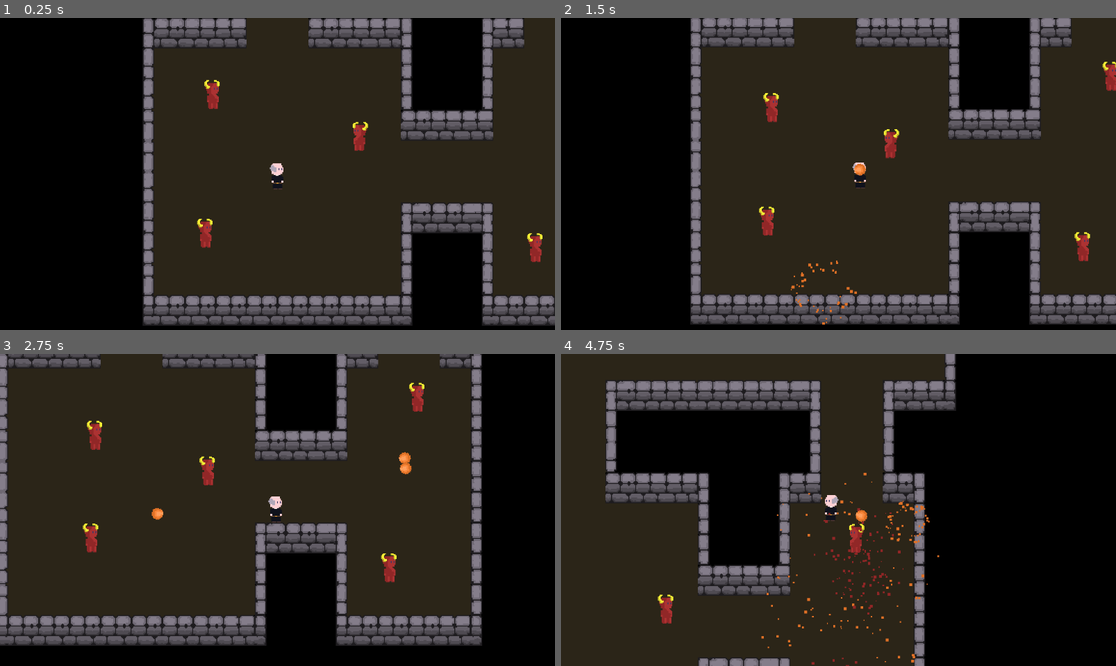
Above: before the commit, frames 1-4 (two rows, left to right).
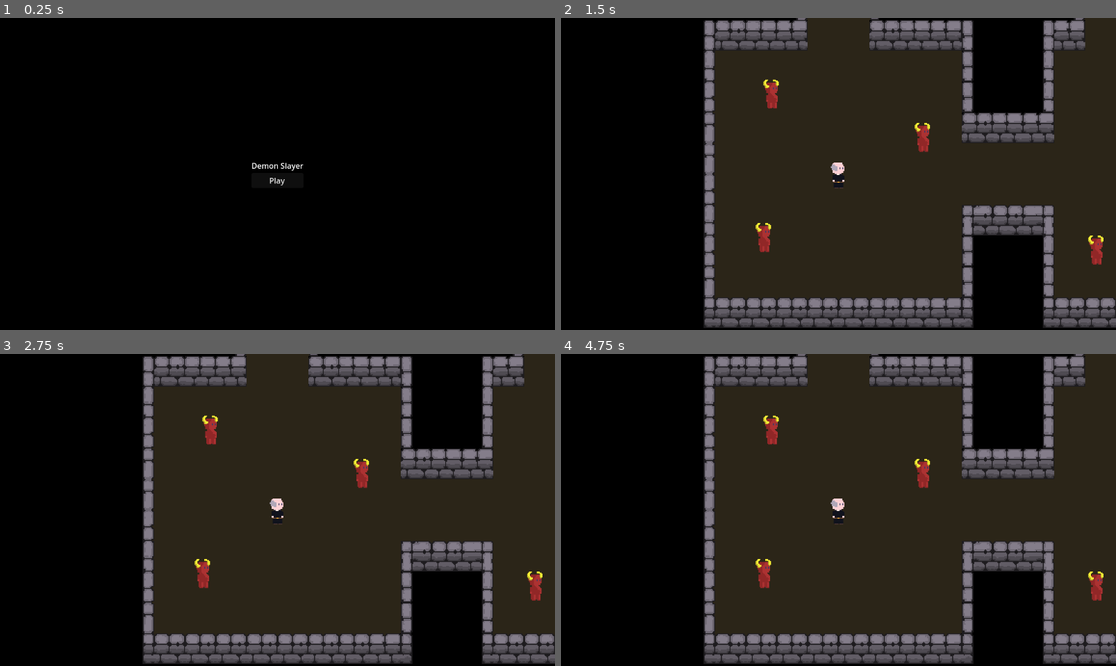
Above: after the commit, the same moments.

Repository: richardpjames/Demon-Slayer
Game: Godot game, scene res://Scenes/main_menu.tscn
Two runs of this game, one before a commit and one after it. Both use one fixed random seed, a clock stepped at 60 frames per second and the inputs below. Before the commit the project starts from res://Scenes/DemoScene.tscn.
Inputs (mouse positions are in pixels of both pictures, inside the frame that each line leads up to):
- Up to frame 1 (0.25 s): no input
- Up to frame 2 (1.5 s): click (838, 180) at 0.5 s, where only the run after the commit has a clickable "Play"; move the mouse to (960, 158) at 1.27 s; press the mouse at (960, 158) at 1.28 s; hold Right (Right) from 1.28 s (still down)
- Up to frame 3 (2.75 s): move the mouse to (166, 525) at 2.02 s; release Right (Right) at 2.03 s; release the mouse at (166, 525) at 2.03 s; hold Down (Down) from 2.03 s (still down); click (166, 525) at 2.1 s
- Up to frame 4 (4.75 s): move the mouse to (894, 441) at 2.77 s; release Down (Down) at 2.78 s; press the mouse at (894, 441) at 2.78 s; hold Right (Right) 2.78-3.53 s; move the mouse to (810, 572) at 3.52 s; release the mouse at (810, 572) at 3.53 s; hold Up (Up) 3.53-4.28 s; click (810, 572) at 3.6 s; move the mouse to (1005, 556) at 4.27 s; press the mouse at (1005, 556) at 4.28 s; hold Left (Left) from 4.28 s (still down)

The runs differ from the first frame. In frame 1, 66% of the frame differs, in the area x 25-100%, y 0-99%; in frame 2, 19%; in frame 3, 68%; in frame 4, 70%, in the area x 0-100%, y 0-100%.
Error after the commit: Parse Error: Class "Demon" hides a global script class. (res://Scripts/Enemies/demon.gd:1)

Commit message:
Added main menu and game over screen

Diff:
--- a/Scenes/Enemies/Demon.tscn
+++ b/Scenes/Enemies/Demon.tscn
@@ -1,8 +1,8 @@
 [gd_scene load_steps=5 format=3 uid="uid://c2n56kgy5jvyd"]
 
-[ext_resource type="Script" path="res://Scripts/Enemies/Demon.gd" id="1_175dc"]
+[ext_resource type="Script" path="res://Scripts/Enemies/demon.gd" id="1_175dc"]
 [ext_resource type="Texture2D" uid="uid://dxvva3i17hcrx" path="res://Assets/Characters/Demon.png" id="2_1tfn2"]
-[ext_resource type="PackedScene" uid="uid://b6iud7ni2webl" path="res://Scenes/FX/BloodParticles.tscn" id="2_g1uco"]
+[ext_resource type="PackedScene" uid="uid://b6iud7ni2webl" path="res://Scenes/FX/blood_particles.tscn" id="2_g1uco"]
 
 [sub_resource type="CapsuleShape2D" id="CapsuleShape2D_3nwt7"]
 
--- a/Scenes/FX/BloodParticles.tscn
+++ b/Scenes/FX/blood_particles.tscn
@@ -1,6 +1,6 @@
 [gd_scene load_steps=5 format=3 uid="uid://b6iud7ni2webl"]
 
-[ext_resource type="Script" path="res://Scripts/Utilities/OneShotParticles.gd" id="1_q3x2d"]
+[ext_resource type="Script" path="res://Scripts/Utilities/one_shot_particles.gd" id="1_q3x2d"]
 
 [sub_resource type="Gradient" id="Gradient_bx3iq"]
 colors = PackedColorArray(0.568627, 0.152941, 0.152941, 1, 0.568627, 0.152941, 0.152941, 1)
--- a/Scenes/FX/ProjectileExplosion.tscn
+++ b/Scenes/FX/projectile_explosion.tscn
@@ -1,6 +1,6 @@
 [gd_scene load_steps=5 format=3 uid="uid://cq4ty641r4mwy"]
 
-[ext_resource type="Script" path="res://Scripts/Utilities/OneShotParticles.gd" id="1_sn5y5"]
+[ext_resource type="Script" path="res://Scripts/Utilities/one_shot_particles.gd" id="1_sn5y5"]
 
 [sub_resource type="Gradient" id="Gradient_bx3iq"]
 colors = PackedColorArray(0.87451, 0.443137, 0.14902, 1, 0.87451, 0.443137, 0.14902, 1)
--- a/Scenes/Player.tscn
+++ b/Scenes/Player.tscn
@@ -1,9 +1,9 @@
 [gd_scene load_steps=7 format=3 uid="uid://bga08ako617jr"]
 
-[ext_resource type="Script" path="res://Scripts/Player.gd" id="1_jo20q"]
-[ext_resource type="PackedScene" uid="uid://1aemxvhscymx" path="res://Scenes/Projectile.tscn" id="2_htgr2"]
-[ext_resource type="Script" path="res://Scripts/Utilities/GameCamera.gd" id="2_mnyix"]
-[ext_resource type="PackedScene" uid="uid://b6iud7ni2webl" path="res://Scenes/FX/BloodParticles.tscn" id="3_0o2yn"]
+[ext_resource type="Script" path="res://Scripts/player.gd" id="1_jo20q"]
+[ext_resource type="PackedScene" uid="uid://1aemxvhscymx" path="res://Scenes/projectile.tscn" id="2_htgr2"]
+[ext_resource type="Script" path="res://Scripts/Utilities/game_camera.gd" id="2_mnyix"]
+[ext_resource type="PackedScene" uid="uid://b6iud7ni2webl" path="res://Scenes/FX/blood_particles.tscn" id="3_0o2yn"]
 [ext_resource type="Texture2D" uid="uid://kl8xj5pgjm8r" path="res://Assets/Characters/Player.png" id="3_uska8"]
 
 [sub_resource type="CapsuleShape2D" id="CapsuleShape2D_t3qxr"]
--- a/Scenes/Projectile.tscn
+++ b/Scenes/Projectile.tscn
@@ -1,8 +1,8 @@
 [gd_scene load_steps=5 format=3 uid="uid://1aemxvhscymx"]
 
-[ext_resource type="Script" path="res://Scripts/Projectile.gd" id="1_pltvn"]
+[ext_resource type="Script" path="res://Scripts/projectile.gd" id="1_pltvn"]
 [ext_resource type="Texture2D" uid="uid://b8n7yay4x0sgk" path="res://Assets/Projectiles/Projectile.png" id="2_5w5mr"]
-[ext_resource type="PackedScene" uid="uid://cq4ty641r4mwy" path="res://Scenes/FX/ProjectileExplosion.tscn" id="2_wri8y"]
+[ext_resource type="PackedScene" uid="uid://cq4ty641r4mwy" path="res://Scenes/FX/projectile_explosion.tscn" id="2_wri8y"]
 
 [sub_resource type="CircleShape2D" id="CircleShape2D_7li6b"]
 radius = 6.08276
--- a/Scenes/DemoScene.tscn
+++ b/Scenes/demo_scene.tscn
@@ -1,12 +1,12 @@
 [gd_scene load_steps=6 format=4 uid="uid://c8r6h878ajo4x"]
 
-[ext_resource type="PackedScene" uid="uid://c2n56kgy5jvyd" path="res://Scenes/Enemies/Demon.tscn" id="2_cnhok"]
-[ext_resource type="PackedScene" uid="uid://bga08ako617jr" path="res://Scenes/Player.tscn" id="2_lv4fh"]
-[ext_resource type="TileSet" uid="uid://c3vwjafl8hd6p" path="res://Tiles/TileSet.tres" id="2_nleji"]
-[ext_resource type="Script" path="res://Scripts/Spawner.gd" id="4_6w8hu"]
-[ext_resource type="Script" path="res://Scripts/SpawnManager.gd" id="4_ex1eq"]
+[ext_resource type="PackedScene" uid="uid://c2n56kgy5jvyd" path="res://Scenes/Enemies/demon.tscn" id="2_cnhok"]
+[ext_resource type="PackedScene" uid="uid://bga08ako617jr" path="res://Scenes/player.tscn" id="2_lv4fh"]
+[ext_resource type="TileSet" uid="uid://c3vwjafl8hd6p" path="res://Tiles/tile_set.tres" id="2_nleji"]
+[ext_resource type="Script" path="res://Scripts/spawner.gd" id="4_6w8hu"]
+[ext_resource type="Script" path="res://Scripts/spawn_manager.gd" id="4_ex1eq"]
 
-[node name="Node2D" type="Node2D"]
+[node name="Game" type="Node2D"]
 
 [node name="Level" type="TileMapLayer" parent="."]
 tile_map_data = PackedByteArray("AAD+//7/AQABAAEAAAD+////AQABAAEAAAD+/wAAAQABAAEAAAD+/wEAAQABAAEAAAD//wEAAQABAAEAAAAAAA …(5104 unchanged characters)…
--- /dev/null
+++ b/Scenes/game_over.tscn
@@ -0,0 +1,32 @@
+[gd_scene load_steps=2 format=3 uid="uid://cwwp6t14qg6i1"]
+
+[ext_resource type="Script" path="res://Scripts/UI/game_over.gd" id="1_or38g"]
+
+[node name="GameOver" type="Control" node_paths=PackedStringArray("menu_button")]
+layout_mode = 3
+anchors_preset = 15
+anchor_right = 1.0
+anchor_bottom = 1.0
+grow_horizontal = 2
+grow_vertical = 2
+script = ExtResource("1_or38g")
+menu_button = NodePath("CenterContainer/VBoxContainer/Button")
+
+[node name="CenterContainer" type="CenterContainer" parent="."]
+layout_mode = 1
+anchors_preset = 15
+anchor_right = 1.0
+anchor_bottom = 1.0
+grow_horizontal = 2
+grow_vertical = 2
+
+[node name="VBoxContainer" type="VBoxContainer" parent="CenterContainer"]
+layout_mode = 2
+
+[node name="Label" type="Label" parent="CenterContainer/VBoxContainer"]
+layout_mode = 2
+text = "Game Over!"
+
+[node name="Button" type="Button" parent="CenterContainer/VBoxContainer"]
+layout_mode = 2
+text = "Main Menu"
--- /dev/null
+++ b/Scenes/main_menu.tscn
@@ -0,0 +1,32 @@
+[gd_scene load_steps=2 format=3 uid="uid://dr0fjwbvqtopn"]
+
+[ext_resource type="Script" path="res://Scripts/UI/main_menu.gd" id="1_6alb1"]
+
+[node name="MainMenu" type="Control" node_paths=PackedStringArray("play_button")]
+layout_mode = 3
+anchors_preset = 15
+anchor_right = 1.0
+anchor_bottom = 1.0
+grow_horizontal = 2
+grow_vertical = 2
+script = ExtResource("1_6alb1")
+play_button = NodePath("CenterContainer/VBoxContainer/Button")
+
+[node name="CenterContainer" type="CenterContainer" parent="."]
+layout_mode = 1
+anchors_preset = 15
+anchor_right = 1.0
+anchor_bottom = 1.0
+grow_horizontal = 2
+grow_vertical = 2
+
+[node name="VBoxContainer" type="VBoxContainer" parent="CenterContainer"]
+layout_mode = 2
+
+[node name="Label" type="Label" parent="CenterContainer/VBoxContainer"]
+layout_mode = 2
+text = "Demon Slayer"
+
+[node name="Button" type="Button" parent="CenterContainer/VBoxContainer"]
+layout_mode = 2
+text = "Play"
--- a/Scripts/Managers/GameManager.gd
+++ /dev/null
@@ -1 +0,0 @@
-extends Node
--- a/Scripts/Managers/SignalManager.gd
+++ /dev/null
@@ -1,4 +0,0 @@
-extends Node
-
-signal on_player_hit
-signal on_enemy_killed
--- /dev/null
+++ b/Scripts/Managers/game_manager.gd
@@ -0,0 +1,38 @@
+extends Node
+
+# Private variables
+var _max_health: int = 10
+var _health: int
+# Scenes which are required - main menu, game over and main level
+const START_GAME = preload("res://Scenes/demo_scene.tscn")
+const MAIN_MENU = preload("res://Scenes/main_menu.tscn")
+const GAME_OVER = preload("res://Scenes/game_over.tscn")
+
+# Connect to signals to deal with events in the game
+func _ready() -> void:
+	SignalManager.on_player_hit.connect(_take_damage)
+	SignalManager.on_player_death.connect(_game_over)
+	SignalManager.on_game_start.connect(_start_game)
+	SignalManager.on_main_menu_requested.connect(_main_menu)
+
+# Reset stats to put health back to max
+func _reset_game() -> void:
+	_health = _max_health
+
+# Start the game by resetting statistics and loading the game scene
+func _start_game() -> void:
+	_reset_game()
+	get_tree().change_scene_to_packed(START_GAME)
+
+# Show the game over screen on player death
+func _game_over() -> void:
+	get_tree().change_scene_to_packed(GAME_OVER)
+
+# Show the main menu when requested
+func _main_menu() -> void:
+	get_tree().change_scene_to_packed(MAIN_MENU)
+
+func _take_damage(damage: int) -> void:
+	_health = _health - damage
+	if(_health <= 0):
+		SignalManager.on_player_death.emit()
--- /dev/null
+++ b/Scripts/Managers/signal_manager.gd
@@ -0,0 +1,7 @@
+extends Node
+
+signal on_player_hit(damage)
+signal on_enemy_killed
+signal on_game_start
+signal on_main_menu_requested
+signal on_player_death
--- a/Scripts/Player.gd
+++ b/Scripts/Player.gd
@@ -68,15 +68,11 @@
 # This method provides basics before being overridden by extending classes
 func take_damage(damage: int) -> void:
 	# Emit the signal that we are hit
-	SignalManager.on_player_hit.emit()
-	# Subtract the amount of damage from health (set in Enemy class)
-	health -= damage
+	SignalManager.on_player_hit.emit(damage)
 	# Instantiate the blood particles
 	var particles = blood_particles.instantiate()
 	# Put it where the projectile was destroyed
 	particles.global_position = global_position
 	# Add to the root so not attached to this position
-	get_tree().root.add_child(particles)
-	# Determine whether to die
-	if(health <= 0):
-		print("Dead!")
+	if(get_tree()):
+		get_tree().root.add_child(particles)
--- /dev/null
+++ b/Scripts/UI/game_over.gd
@@ -0,0 +1,11 @@
+class_name GameOver
+extends Control
+
+# Configuration
+@export var menu_button: Button
+
+func _ready() -> void:
+	menu_button.pressed.connect(_main_menu)
+
+func _main_menu() -> void:
+	SignalManager.on_main_menu_requested.emit()
--- /dev/null
+++ b/Scripts/UI/main_menu.gd
@@ -0,0 +1,11 @@
+class_name MainMenu
+extends Control
+
+# Configuration
+@export var play_button: Button
+
+func _ready() -> void:
+	play_button.pressed.connect(_start_game)
+
+func _start_game() -> void:
+	SignalManager.on_game_start.emit()
--- a/Scripts/Utilities/GameCamera.gd
+++ b/Scripts/Utilities/game_camera.gd
@@ -14,10 +14,12 @@
 	# Shake the camera when the following signals are emitted
 	SignalManager.on_player_hit.connect(shake)
 
-func shake() -> void:
-	# Tween between the maximum intensity to zero over the duration
-	var shake_tween: Tween = get_tree().create_tween()
-	shake_tween.tween_method(apply_noise, shake_intensity ,0, shake_duration)
+func shake(damage: int) -> void:
+	# When changing levels this can sometimes cause an issue
+	if(get_tree()):
+		# Tween between the maximum intensity to zero over the duration
+		var shake_tween: Tween = get_tree().create_tween()
+		shake_tween.tween_method(apply_noise, shake_intensity ,0, shake_duration)
 
 # Apply a random noise to the camera - to be used in tweening
 func apply_noise(intensity: float) -> void:
--- a/project.godot
+++ b/project.godot
@@ -11,13 +11,14 @@
 [application]
 
 config/name="Demon-Slayer"
-run/main_scene="res://Scenes/DemoScene.tscn"
+run/main_scene="res://Scenes/main_menu.tscn"
 config/features=PackedStringArray("4.3", "Forward Plus")
 config/icon="res://icon.svg"
 
 [autoload]
 
-SignalManager="*res://Scripts/Managers/SignalManager.gd"
+SignalManager="*res://Scripts/Managers/signal_manager.gd"
+GameManager="*res://Scripts/Managers/game_manager.gd"
 
 [global_group]
 
Renamed: Scripts/Utilities/OneShotParticles.gd -> Scripts/Utilities/one_shot_particles.gd
Renamed: Scripts/SpawnManager.gd -> Scripts/spawn_manager.gd
Renamed: Tiles/TileSet.tres -> Tiles/tile_set.tres
